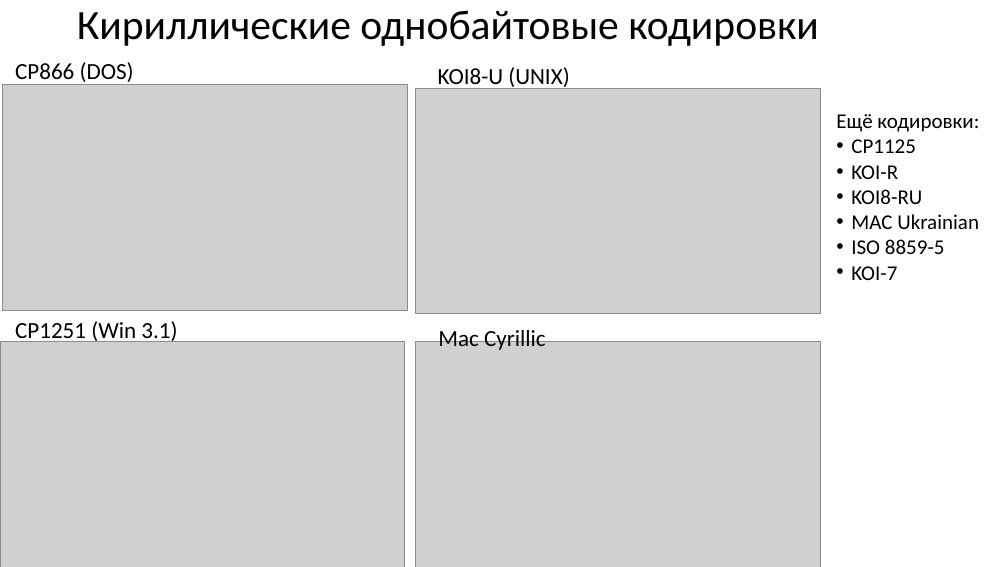
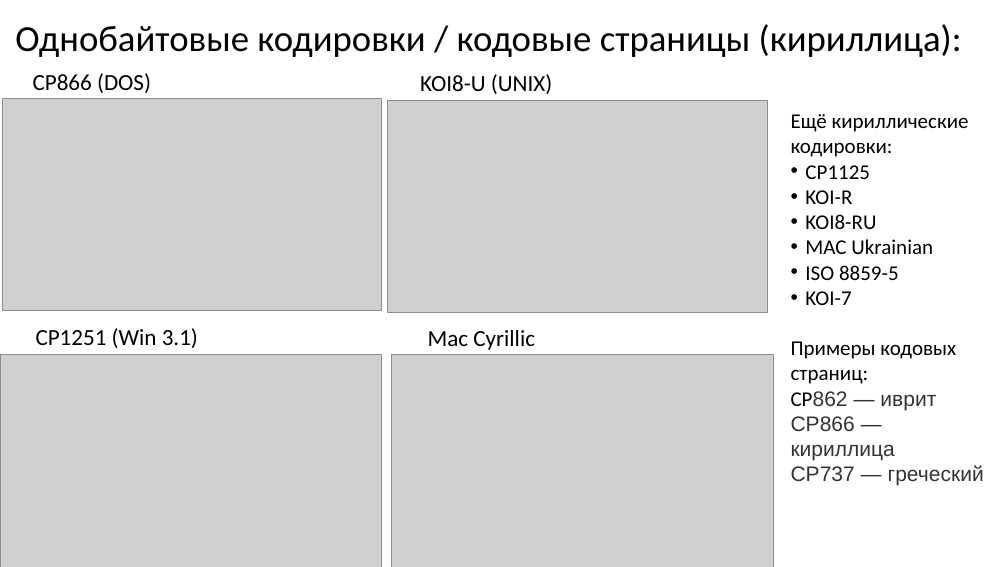
Before and after one commit to xtrueman/prog_instruments, a slide deck: slide 3 of presentations/Unicode.pptx. Drawn at 1008x567 pixels with LibreOffice and Linux fonts; fonts in the diff are those of the drawing; grey boxes stand for pictures. Boxes give left, top, right and bottom in pixels: in the first picture for what was removed or moved away, otherwise in the second. Text is boxed around its words. In the diff, an @@ line names an element or a change of style, - is before the commit and + after.

```diff
--- a/presentations/Unicode.pptx
+++ b/presentations/Unicode.pptx
@@ title at [15,24,962,57]: text changed; size 39.6 to 35 pt @@
-Кириллические однобайтовые кодировки
+Однобайтовые кодировки / кодовые страницы (кириллица):
@@ text "CP866 (DOS)" rewrapped from [15,62,134,86] to [33,73,151,93] @@
@@ text "KOI8-U (UNIX)": place and size @@
-text "KOI8-U (UNIX)" at [438,67,569,90]
+text "KOI8-U (UNIX)" at [420,74,552,94]
@@ picture: place and size @@
-picture at [2,85,407,310]
+picture at [2,99,382,310]
@@ picture: place and size @@
-picture at [416,88,820,314]
+picture at [388,101,768,312]
@@ text "Ещё кириллические кодировки:": place and size @@
-text "Ещё кириллические кодировки:" at [836,114,979,280]
+text "Ещё кириллические кодировки:" at [791,114,969,481]
@@ text at [791,114,969,157]: text changed @@
-Ещё кодировки:
+Ещё кириллические кодировки:
@@ text "CP1251 (Win 3.1)" rewrapped from [15,321,177,345] to [36,328,198,348] @@
@@ text "Mac Cyrillic" rewrapped from [438,326,546,350] to [428,330,535,350] @@
@@ picture: place and size @@
-picture at [0,342,405,567]
+picture at [0,355,382,567]
@@ picture: place and size @@
-picture at [416,342,820,567]
+picture at [392,355,774,567]
@@ text at [791,341,956,481]: paragraph added @@
+Примеры кодовых страниц:
+CP862 — иврит
+CP866 — кириллица
+CP737 — греческий
```
Also in this commit, not shown: 1 other slide changed, 20 slides added, 2 other files.
